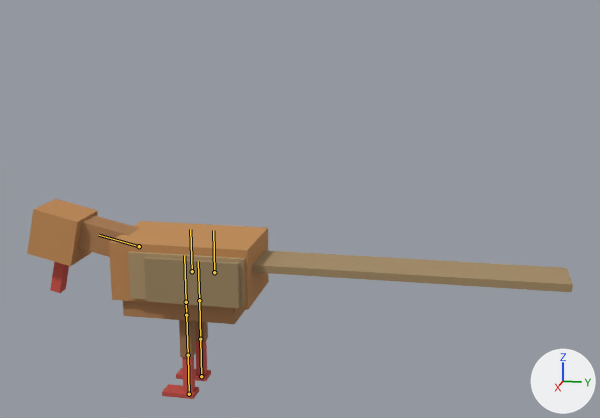
A saved change to the glTF model assets/creatures/pheasant/model.glb.
The view is the same before and after, from a 50 mm lens placed at (1.244, 0.43, 0.629), pointed at (-0.007, 0.179, 0.316). The lights are fixed; the arrows at lower right show +X, +Y and +Z. The older version comes first. Both versions are drawn at frame 78 of the action 'eat'; the numbers are the values there. The bones that change, and the others that lie on the model, are drawn over the model as lines.

The first picture shows 'built'.
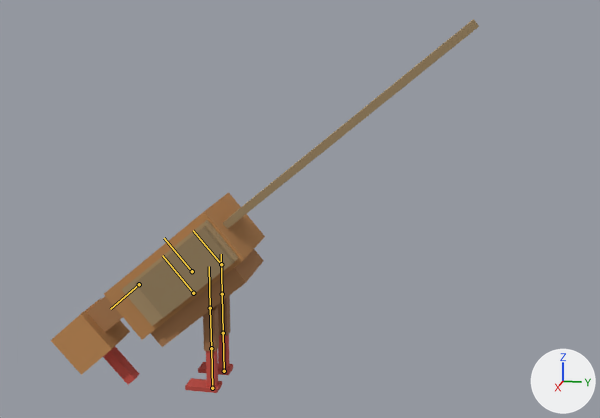
The change in detail:
Bone 'body' (bone_body) turns from (0, 0, 0) to (40, 0, 0) degrees about its own x, y and z.
Bone 'head' (bone_head) turns from (77, 0, 0) to (92, 0, 0) degrees about its own x, y and z.
Bone 'leg_l0' (bone_leg_l0) turns from (0, 0, 0) to (-40, 0, 0) degrees about its own x, y and z.
Bone 'leg_r0' (bone_leg_r0) turns from (0, 0, 0) to (-40, 0, 0) degrees about its own x, y and z.

Changed parts and their boxes (x1, y1, x2, y2) in the pictures (600 x 418 px):
'built', posed (22% narrower, 87% taller): before (27, 199, 573, 399); after (51, 19, 479, 393)
bone 'body', root to tip: before (192, 271) to (190, 229); after (192, 271) to (164, 238)
bone 'head', root to tip: before (139, 246) to (99, 235); after (139, 284) to (110, 309)
bone 'leg_l0', root to tip: before (199, 300) to (198, 261); after (222, 294) to (221, 254)
bone 'leg_r0', root to tip: before (186, 315) to (185, 273); after (210, 308) to (209, 266)
